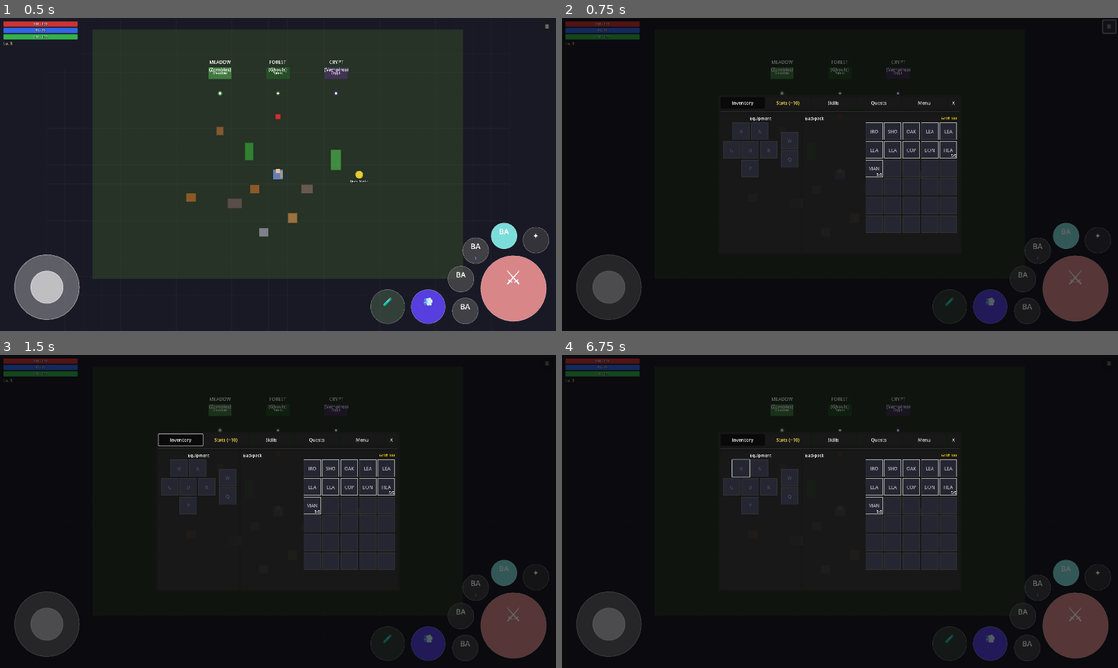
Above: before the commit, frames 1-4 (two rows, left to right).
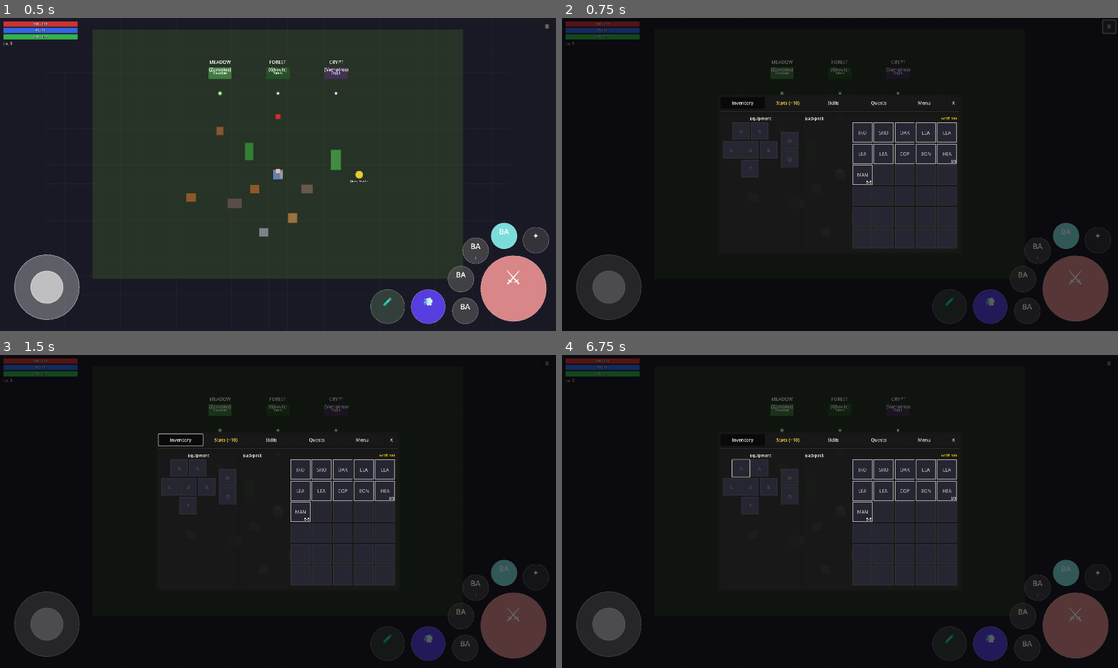
Above: after the commit, the same moments.

Repository: MatousHruska/MobileTestia
Game: Godot game, scene res://scenes/world/test_zone.tscn
Same seed, same stepped clock (60 frames per second), same inputs: the game is played once before the commit and once after it.
Inputs:
- Up to frame 1 (0.5 s): no input
- Up to frame 2 (0.75 s): click "☰" at 0.5 s
- Up to frame 3 (1.5 s): click "Inventory" at 1.25 s
- Up to frame 4 (6.75 s): click "Stats (+10)" at 2 s; click "Skills" at 2.75 s; click "Quests" at 3.5 s; click "Active" at 4.25 s; click "Completed" at 5 s; click "Inventory" at 5.75 s; click "H" at 6.5 s

Frame 1 is identical in both runs. In frame 2, 3.1% of the frame differs, in the area x 52-72%, y 33-74%; in frame 3, 3.1%; in frame 4, 3.1%.

Commit message:
Make backpack slots fill available vertical space
- Remove ScrollContainer (not needed when slots fill space)
- Add dynamic slot sizing based on available grid area height
- Slots resize on layout changes via resized signal
- Clamp slot size between 44px and 80px for usability

Diff:
--- a/scripts/ui/inventory/inventory_panel.gd
+++ b/scripts/ui/inventory/inventory_panel.gd
@@ -45,7 +45,6 @@
 ## UI References (set up in _ready)
 var equipment_container: VBoxContainer
 var backpack_container: GridContainer
-var backpack_scroll: ScrollContainer
 var gold_label: Label
 var item_popup: Control  # ItemDetailPopup instance
 
@@ -168,6 +167,7 @@
 	var backpack_panel := PanelContainer.new()
 	backpack_panel.name = "BackpackPanel"
 	backpack_panel.size_flags_horizontal = SIZE_EXPAND_FILL
+	backpack_panel.size_flags_vertical = SIZE_EXPAND_FILL
 	parent.add_child(backpack_panel)
 
 	# Inner margin for padding
@@ -202,33 +202,24 @@
 	gold_label.modulate = Color(1.0, 0.85, 0.0)
 	header_row.add_child(gold_label)
 
-	# Scrollable backpack grid - align to right
-	backpack_scroll = ScrollContainer.new()
-	backpack_scroll.name = "BackpackScroll"
-	backpack_scroll.size_flags_vertical = SIZE_EXPAND_FILL
-	backpack_scroll.size_flags_horizontal = SIZE_EXPAND_FILL
-	backpack_scroll.horizontal_scroll_mode = ScrollContainer.SCROLL_MODE_DISABLED
-	backpack_vbox.add_child(backpack_scroll)
-
-	# Container to align grid to right
-	var grid_align := HBoxContainer.new()
-	grid_align.name = "GridAlign"
-	grid_align.size_flags_horizontal = SIZE_EXPAND_FILL
-	backpack_scroll.add_child(grid_align)
-
-	# Spacer pushes grid to right
-	var spacer := Control.new()
-	spacer.size_flags_horizontal = SIZE_EXPAND_FILL
-	grid_align.add_child(spacer)
+	# Grid area - align to right, fill vertical space
+	var grid_area := Control.new()
+	grid_area.name = "GridArea"
+	grid_area.size_flags_vertical = SIZE_EXPAND_FILL
+	grid_area.size_flags_horizontal = SIZE_EXPAND_FILL
+	backpack_vbox.add_child(grid_area)
 
 	backpack_container = GridContainer.new()
 	backpack_container.name = "BackpackGrid"
 	backpack_container.columns = BACKPACK_COLUMNS
 	backpack_container.add_theme_constant_override("h_separation", 4)
 	backpack_container.add_theme_constant_override("v_separation", 4)
-	grid_align.add_child(backpack_container)
-
-	# Create backpack slots
+	# Anchor to top-right
+	backpack_container.set_anchors_preset(PRESET_TOP_RIGHT)
+	backpack_container.grow_horizontal = GROW_DIRECTION_BEGIN
+	grid_area.add_child(backpack_container)
+
+	# Create backpack slots (size will be adjusted after layout)
 	for i in Inventory.BACKPACK_SIZE:
 		var slot := InventorySlot.new()
 		slot.slot_type = InventorySlot.SlotType.BACKPACK
@@ -238,6 +229,28 @@
 		backpack_container.add_child(slot)
 		backpack_slots.append(slot)
 
+	# Resize slots to fill available space after layout
+	grid_area.resized.connect(_on_grid_area_resized.bind(grid_area))
+
+
+func _on_grid_area_resized(grid_area: Control) -> void:
+	if backpack_slots.is_empty():
+		return
+
+	var available_height := grid_area.size.y
+	var num_rows := ceili(float(Inventory.BACKPACK_SIZE) / BACKPACK_COLUMNS)
+	var v_separation := 4
+	var total_separation := (num_rows - 1) * v_separation
+
+	# Calculate slot size to fill height
+	var slot_height := floorf((available_height - total_separation) / num_rows)
+	# Clamp to reasonable bounds
+	slot_height = clampf(slot_height, SLOT_SIZE_SMALL, 80.0)
+
+	# Update all backpack slots
+	for slot in backpack_slots:
+		slot.custom_minimum_size = Vector2(slot_height, slot_height)
+
 
 func _build_item_popup() -> void:
 	item_popup = ItemDetailPopupScript.new()
